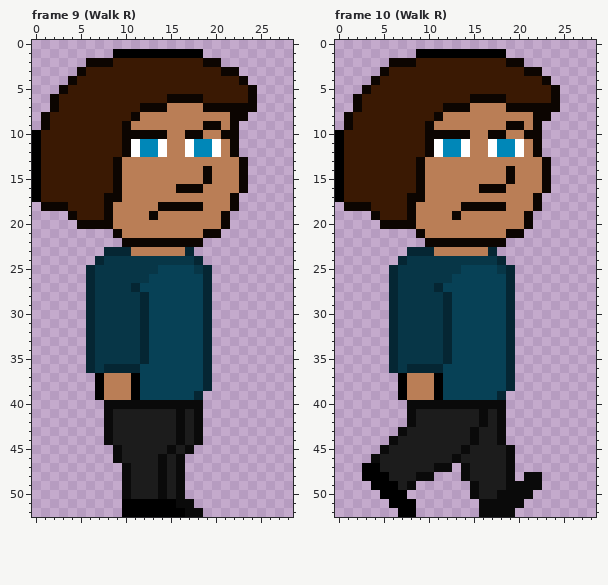
Pixel-art file, stored at WIP/Maxwell-esque(1).aseprite. Above: the version before the commit.
29x53 pixels, 16 frames. Colours within 5 levels of each other are drawn and written as one. Shown: frame 9 (Walk R), frame 10 (Walk R). The commit also changed other frames, which this record leaves out.
New version:
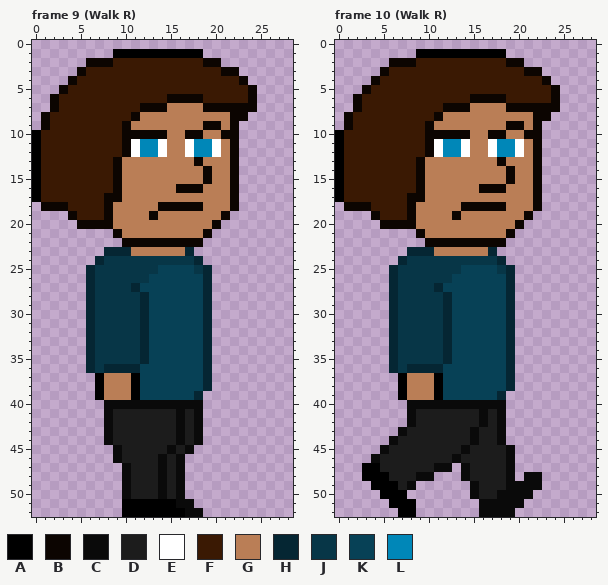
Palette (. is transparent): A #000000  B #0c0501  C #0a0a0a  D #1c1c1c  E #ffffff  F #3a1903  G #ba7e56  H #052633  J #073647  K #074156  L #0087b8
Difference:
--- frame 9 (Walk R)
@@ x 16..25 @@
 12 GELLEGB...
-13 GGGGGGGB..
-14 GGGBGGGB..
-15 GGGBGGGB..
-16 BBBGGGGB..
+13 GGBGGGB...
+14 GGGBGGB...
+15 GGGBGGB...
+16 BBBGGGB...
 17 GGGGGGB...
@@ x 18..23 @@
 19 GGGB..
-20 GGGB..
-21 GBB...
+20 GGB...
+21 GB....
 22 B.....
--- frame 10 (Walk R): the same change as frame 9 (Walk R)
Changed places in both pictures, as pixel boxes (x1, y1, x2, y2):
changed: (194, 157, 248, 238)
changed: (497, 157, 551, 238)
